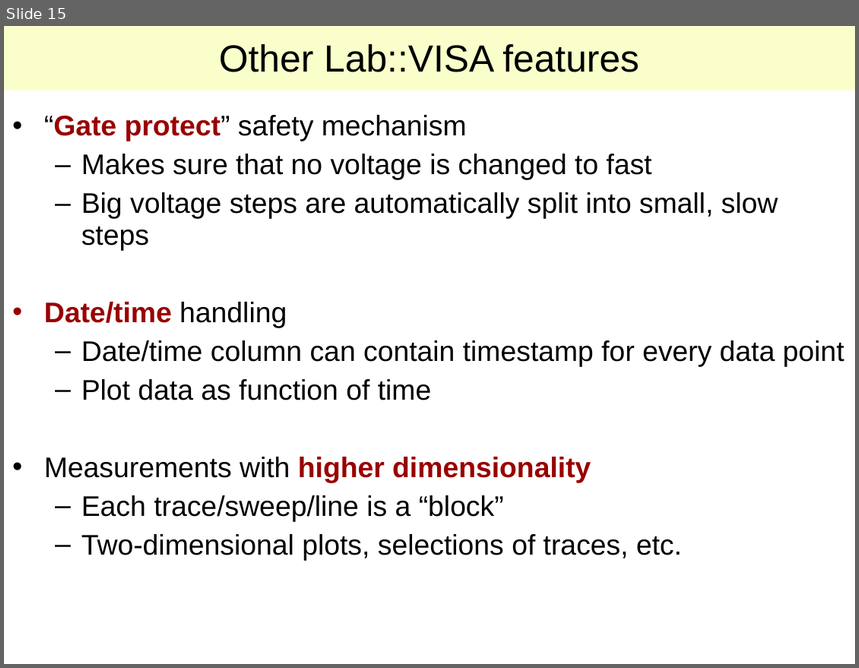
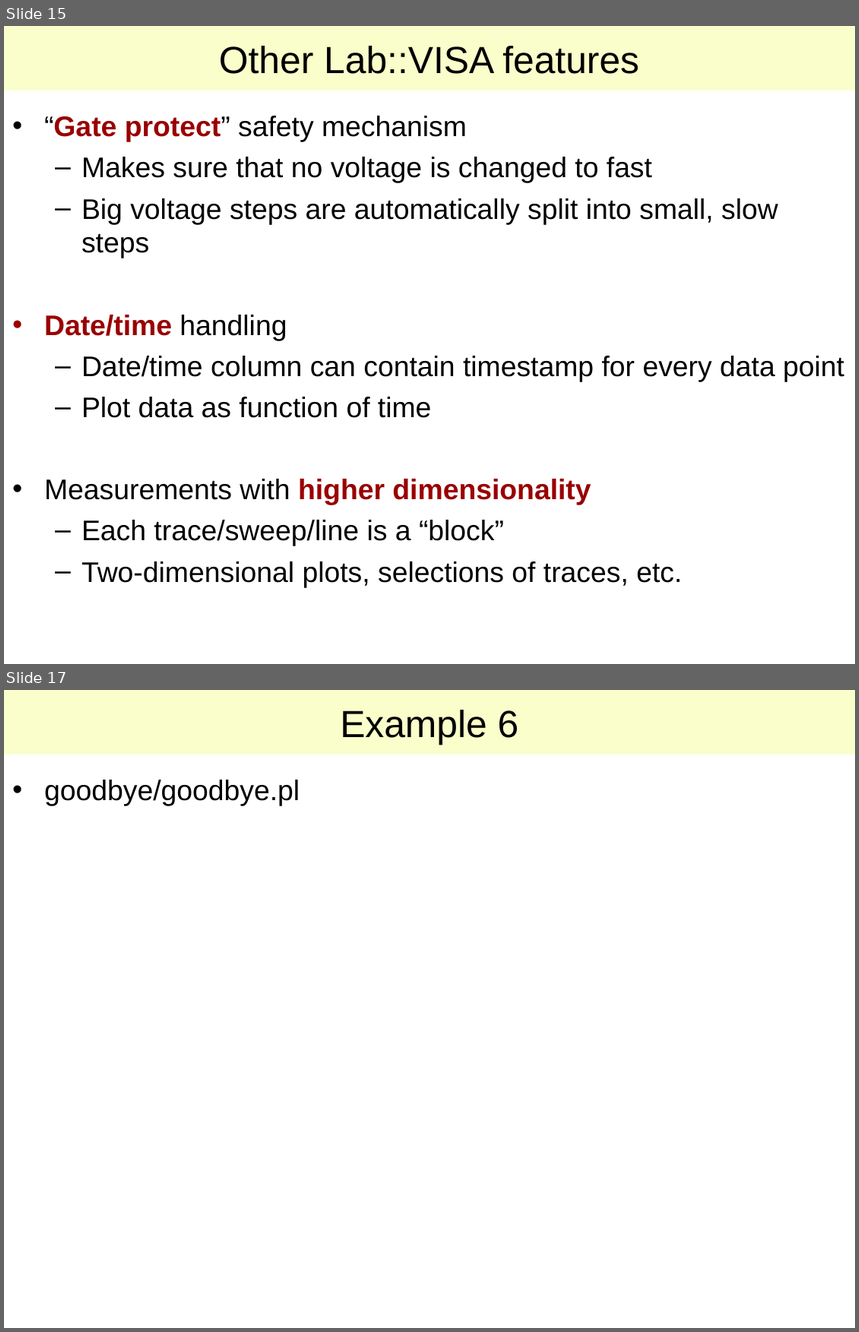
Before and after one commit to lab-measurement/Lab-VISA, a slide deck: Tutorial/Talk/Lab-VISA.ppt. Shown one above the other, each under a label of ours: slide 15 before the commit, slides 15 and 17 after it; the slides between them are not shown. The pictures are 859x668 and 859x1332 pixels, drawn with LibreOffice and Linux fonts; fonts in the diff are those of the drawing. Boxes give left, top, right and bottom in pixels: in the first picture for what was removed or moved away, otherwise in the second. Text is boxed around its words. In the diff, an @@ line names an element or a change of style, - is before the commit and + after.

Commit message:
Reverted latest modifications.
The updates to the slides looked terrible and did not add any valuable information. Nobody wants to read source code like this, neither during a real talk nor on the screen. You can open the examples in a parallel editor.

The HTML version was even more unusable.

I will add a PDF version to the website.

Sorry, eh..

```diff
--- a/Tutorial/Talk/Lab-VISA.ppt
+++ b/Tutorial/Talk/Lab-VISA.ppt
@@ slide 17 added at (4,690,855,1328), background #FFFFFF @@
@@ title added at (4,690,855,755), fill #F9FECA, 32 pt, text #000000 @@
+Example 6
@@ text added at (44,780,300,806), 24 pt, text #000000 @@
+• goodbye/goodbye.pl
@@ slide 15 changed as well @@
@@ title "Other Lab::VISA features" at (4,26,855,91): line spacing 0.93 to 1 @@
@@ text "“Gate protect” safety mechanism" at (44,116,845,588): indent changed; line spacing 0.93 to 1 @@
```
Also in this commit, not shown: 11 other slides changed, 4 other slides added, 3 slides removed, 2 other files.
